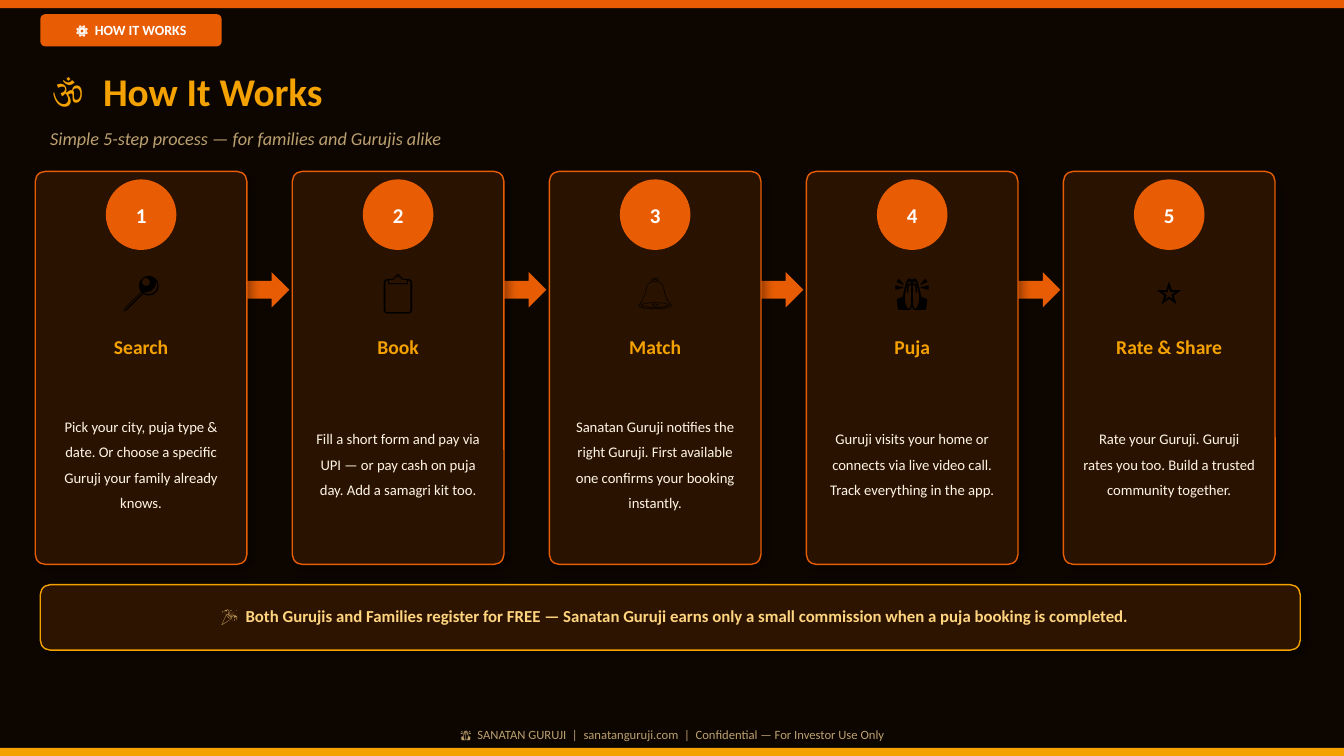
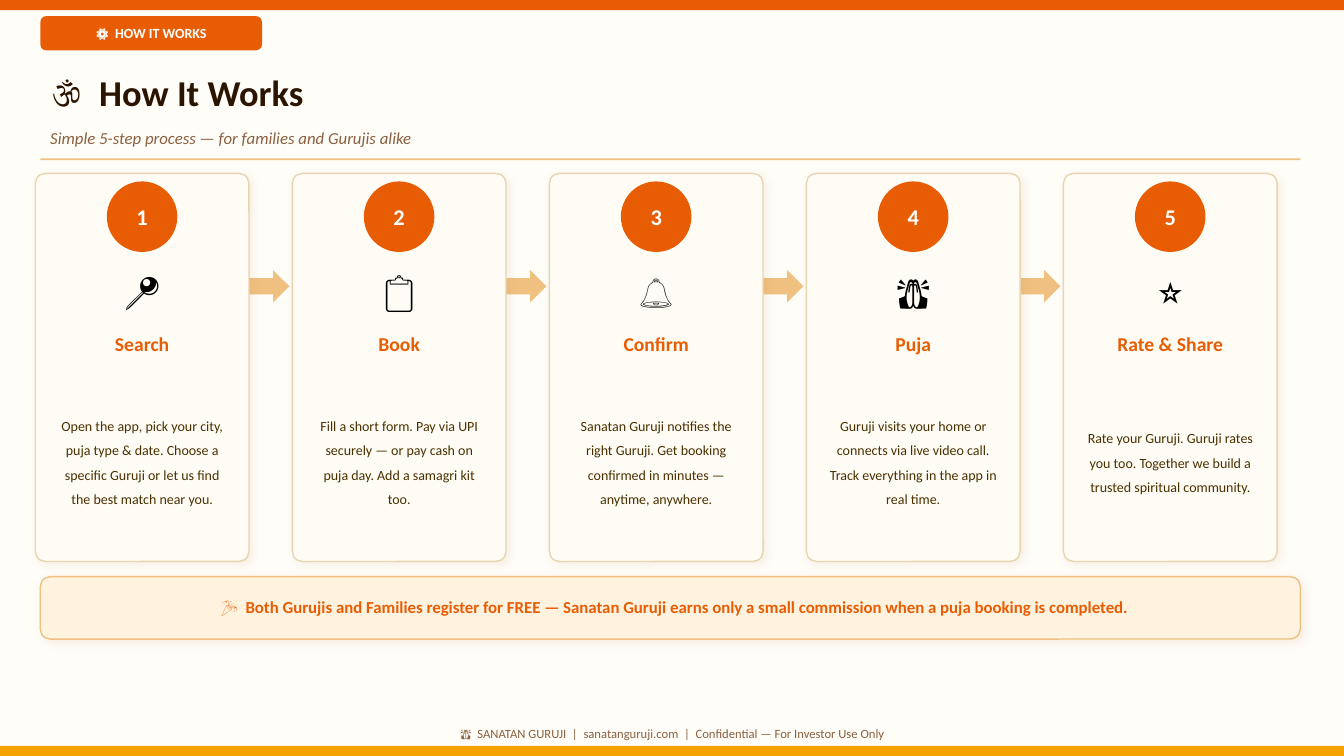
Before and after one commit to kulkarniojus/guruji-connect, a slide deck: slide 4 of attached_assets/SanatanGuruji_PitchDeck_Final.pptx. Drawn at 1344x756 pixels with LibreOffice and Linux fonts; fonts in the diff are those of the drawing. Boxes give left, top, right and bottom in pixels: in the first picture for what was removed or moved away, otherwise in the second. Text is boxed around its words. In the diff, an @@ line names an element or a change of style, - is before the commit and + after.

```diff
--- a/attached_assets/SanatanGuruji_PitchDeck_Final.pptx
+++ b/attached_assets/SanatanGuruji_PitchDeck_Final.pptx
@@ background #0D0600 to #FFFDF8 @@
@@ text "⚙️ HOW IT WORKS": place and size @@
-text "⚙️ HOW IT WORKS" at <box>95,26,186,35</box>
+text "⚙️ HOW IT WORKS" at <box>115,29,207,38</box>
@@ rounded rectangle: place and size @@
-rounded rectangle at <box>40,14,222,46</box>
+rounded rectangle at <box>40,16,262,50</box>
@@ rounded rectangle at <box>40,16,262,50</box>: proportions changed @@
@@ text "🕉 How It Works" at <box>99,80,304,107</box>: size 28 to 26 pt, text colour #F4A102 to #2C1500 @@
@@ text "Simple 5-step process — for ..." at <box>50,132,411,147</box>: size 13 to 12 pt, text colour #BBA070 to #8A6040 @@
@@ line added from (40, 159) to (1301, 159), #F0C080 1.2 pt @@
@@ fill #2A1200 to #FFFCF6; outline #E85D04 1 pt to #E8D5B0 1 pt; shadow changed; proportions changed in 5 elements at <box>35,173,249,562</box>, <box>292,173,506,562</box>, <box>549,173,763,562</box>, <box>807,173,1020,562</box>, <box>1064,173,1277,562</box> @@
@@ size 15 to 16 pt in 5 elements at <box>393,210,404,225</box>, <box>136,210,147,225</box>, <box>651,210,662,225</box>, <box>1165,210,1176,225</box>, <box>908,210,919,225</box> @@
@@ size 30 to 28 pt in 5 elements at <box>35,260,249,321</box>, <box>292,260,506,321</box>, <box>549,260,763,321</box>, <box>807,260,1020,321</box>, <box>1064,260,1277,321</box> @@
@@ right arrow: place and size @@
-right arrow at <box>237,272,289,308</box>
+right arrow at <box>239,270,289,302</box>
@@ right arrow: place and size @@
-right arrow at <box>494,272,546,308</box>
+right arrow at <box>496,270,546,302</box>
@@ fill #E85D04 to #F0C080 in 4 elements at <box>496,270,546,302</box>, <box>1010,270,1061,302</box>, <box>239,270,289,302</box>, <box>753,270,804,302</box> @@
@@ right arrow: place and size @@
-right arrow at <box>751,272,804,308</box>
+right arrow at <box>753,270,804,302</box>
@@ right arrow: place and size @@
-right arrow at <box>1008,272,1061,308</box>
+right arrow at <box>1010,270,1061,302</box>
@@ text colour #F4A102 to #E85D04 in 4 elements at <box>895,337,931,355</box>, <box>1117,337,1223,351</box>, <box>115,337,169,351</box>, <box>378,337,420,351</box> @@
@@ text added at <box>624,337,689,351</box>, 14 pt, text #E85D04, bold @@
+Confirm
@@ text removed at <box>629,340,681,354</box> @@
-Match
@@ text at <box>61,421,223,507</box>: text changed; size 10.5 to 10 pt; text colour #FFF5E6 to #4A3000 @@
-Pick your city, puja type & date. Or choose a specific Guruji your family already knows.
+Open the app, pick your city, puja type & date. Choose a specific Guruji or let us find the best match near you.
@@ text at <box>320,421,478,504</box>: text changed; size 10.5 to 10 pt; text colour #FFF5E6 to #4A3000 @@
-Fill a short form and pay via UPI — or pay cash on puja day. Add a samagri kit too.
+Fill a short form. Pay via UPI securely — or pay cash on puja day. Add a samagri kit too.
@@ text at <box>581,421,732,507</box>: text changed; size 10.5 to 10 pt; text colour #FFF5E6 to #4A3000 @@
-Sanatan Guruji notifies the right Guruji. First available one confirms your booking instantly.
+Sanatan Guruji notifies the right Guruji. Get booking confirmed in minutes — anytime, anywhere.
@@ text at <box>830,421,997,504</box>: text changed; size 10.5 to 10 pt; text colour #FFF5E6 to #4A3000 @@
-Guruji visits your home or connects via live video call. Track everything in the app.
+Guruji visits your home or connects via live video call. Track everything in the app in real time.
@@ text at <box>1088,433,1253,495</box>: text changed; size 10.5 to 10 pt; text colour #FFF5E6 to #4A3000 @@
-Rate your Guruji. Guruji rates you too. Build a trusted community together.
+Rate your Guruji. Guruji rates you too. Together we build a trusted spiritual community.
@@ rounded rectangle: place and size @@
-rounded rectangle at <box>40,585,1301,650</box>
+rounded rectangle at <box>40,577,1301,639</box>
@@ rounded rectangle at <box>40,577,1301,639</box>: fill #2D1400 to #FFF3E0; outline #F4A102 1 pt to #F0C080 1 pt; shadow changed; proportions changed @@
@@ text "🎉 Both Gurujis and Families ...": place and size @@
-text "🎉 Both Gurujis and Families ..." at <box>246,610,1128,625</box>
+text "🎉 Both Gurujis and Families ..." at <box>246,601,1128,616</box>
@@ text "🎉 Both Gurujis and Families ..." at <box>246,601,1128,616</box>: text colour #FFD580 to #E85D04 @@
@@ text "🙏 SANATAN GURUJI | sanatanguruji.com ..." at <box>477,729,885,740</box>: text colour #BBA070 to #8A6040 @@
```
Also in this commit, not shown: 10 other slides changed, 2 other files.
